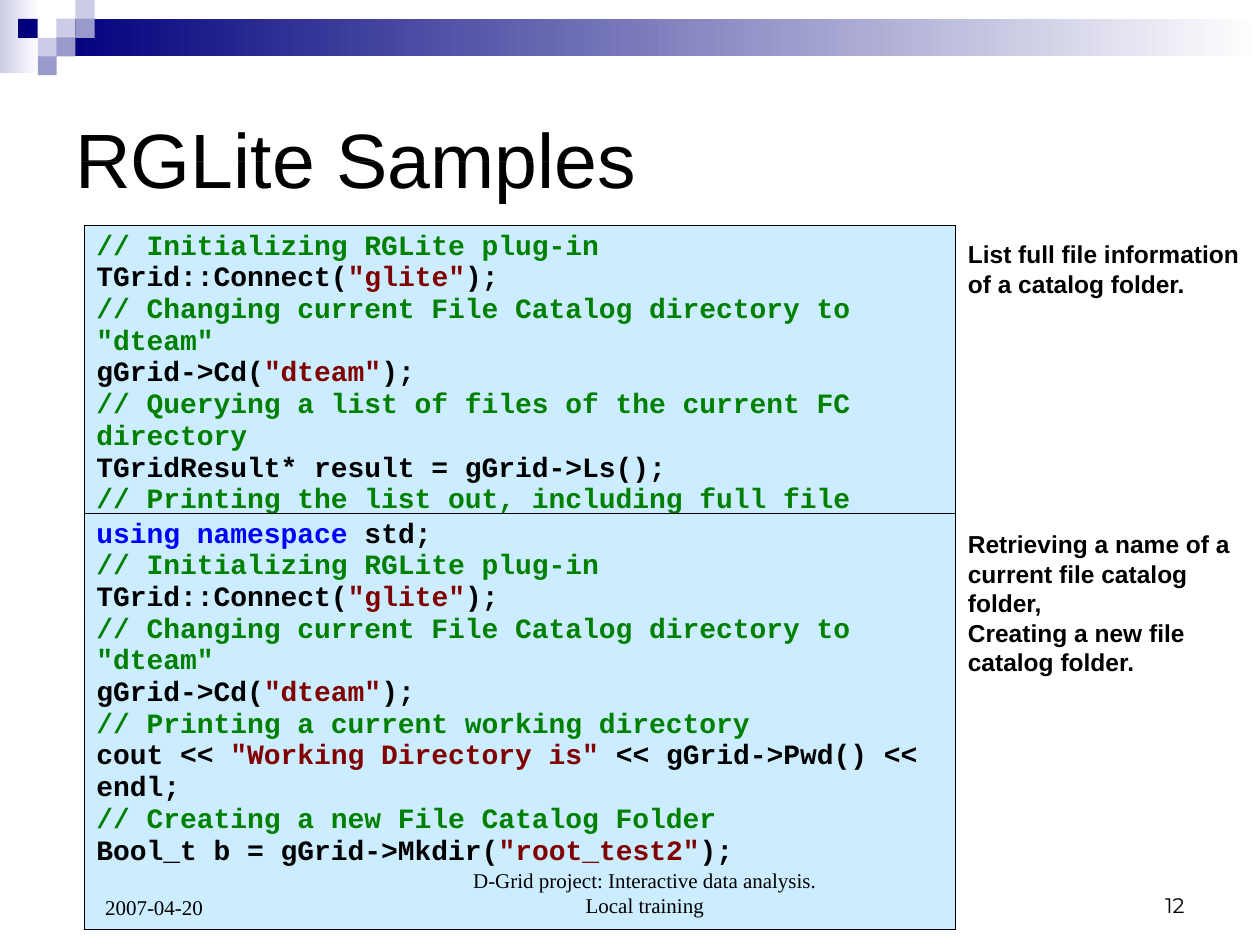
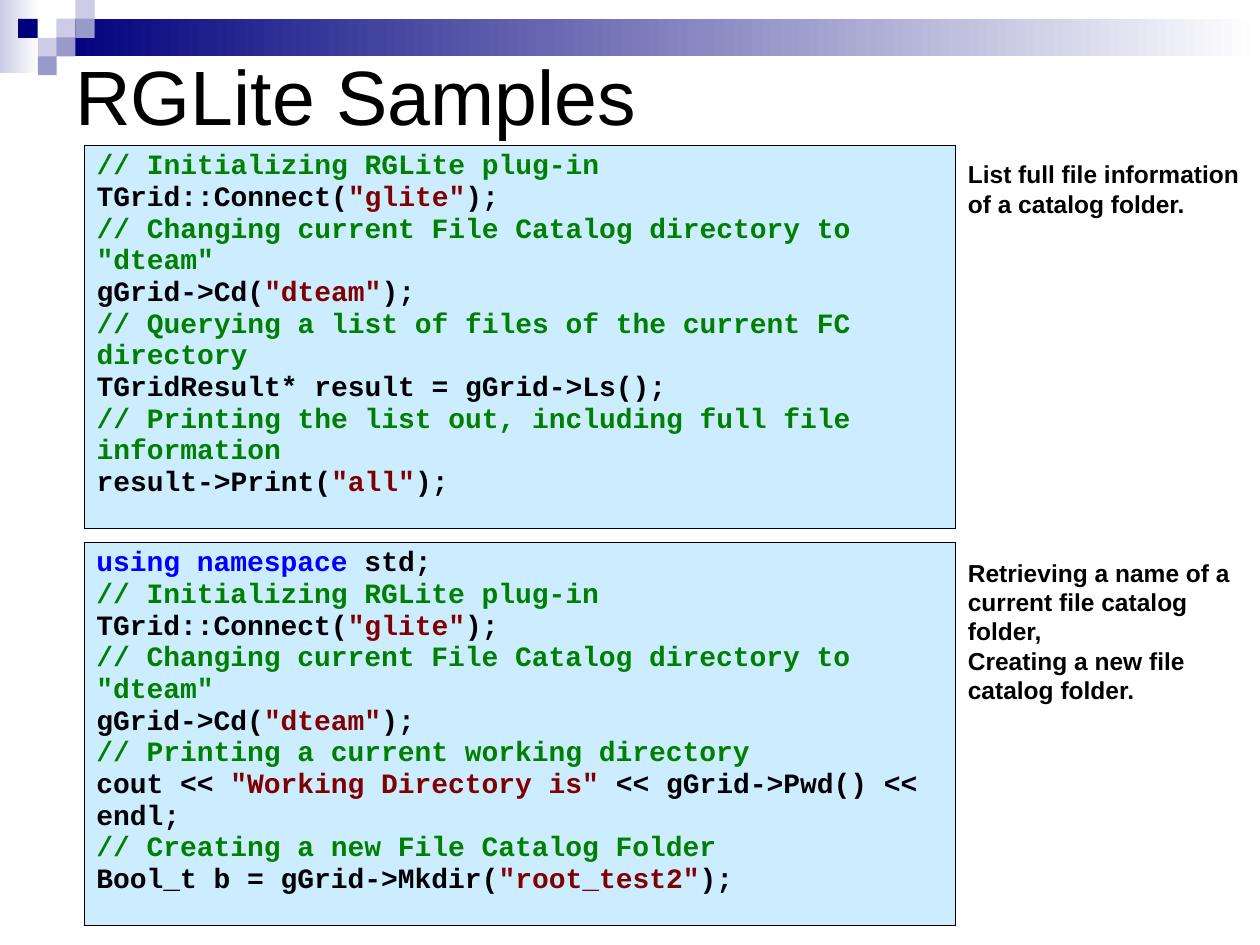
Before and after one commit to AnarManafov/PoDDocumentation, a slide deck: slide 12 of local training - D-Grid 2007-04-20.ppt. Drawn at 1260x945 pixels with LibreOffice and Linux fonts; fonts in the diff are those of the drawing. Boxes give left, top, right and bottom in pixels: in the first picture for what was removed or moved away, otherwise in the second. Text is boxed around its words. In the diff, an @@ line names an element or a change of style, - is before the commit and + after.

Commit message:
changed: v0.5

```diff
--- a/local training - D-Grid 2007-04-20.ppt
+++ b/local training - D-Grid 2007-04-20.ppt
@@ title "RGLite Samples": place and size @@
-title "RGLite Samples" at [75, 132, 635, 203]
+title "RGLite Samples" at [75, 69, 635, 140]
@@ table: place and size @@
-table at [84, 226, 956, 584]
+table at [84, 145, 956, 528]
@@ text "List full file information of ...": place and size @@
-text "List full file information of ..." at [968, 245, 1239, 298]
+text "List full file information of ..." at [968, 165, 1239, 218]
@@ table: place and size @@
-table at [84, 513, 956, 870]
+table at [84, 542, 956, 925]
@@ text "Retrieving a name of a ...": place and size @@
-text "Retrieving a name of a ..." at [968, 535, 1230, 676]
+text "Retrieving a name of a ..." at [968, 564, 1230, 705]
@@ text removed at [473, 873, 816, 918] @@
-D-Grid project: Interactive data analysis. Local training
@@ page number removed at [1165, 898, 1184, 913] @@
-12
@@ text removed at [105, 901, 203, 916] @@
-2007-04-20
```
Also in this commit, not shown: 10 other slides changed, 4 slides added, 4 slides removed.
